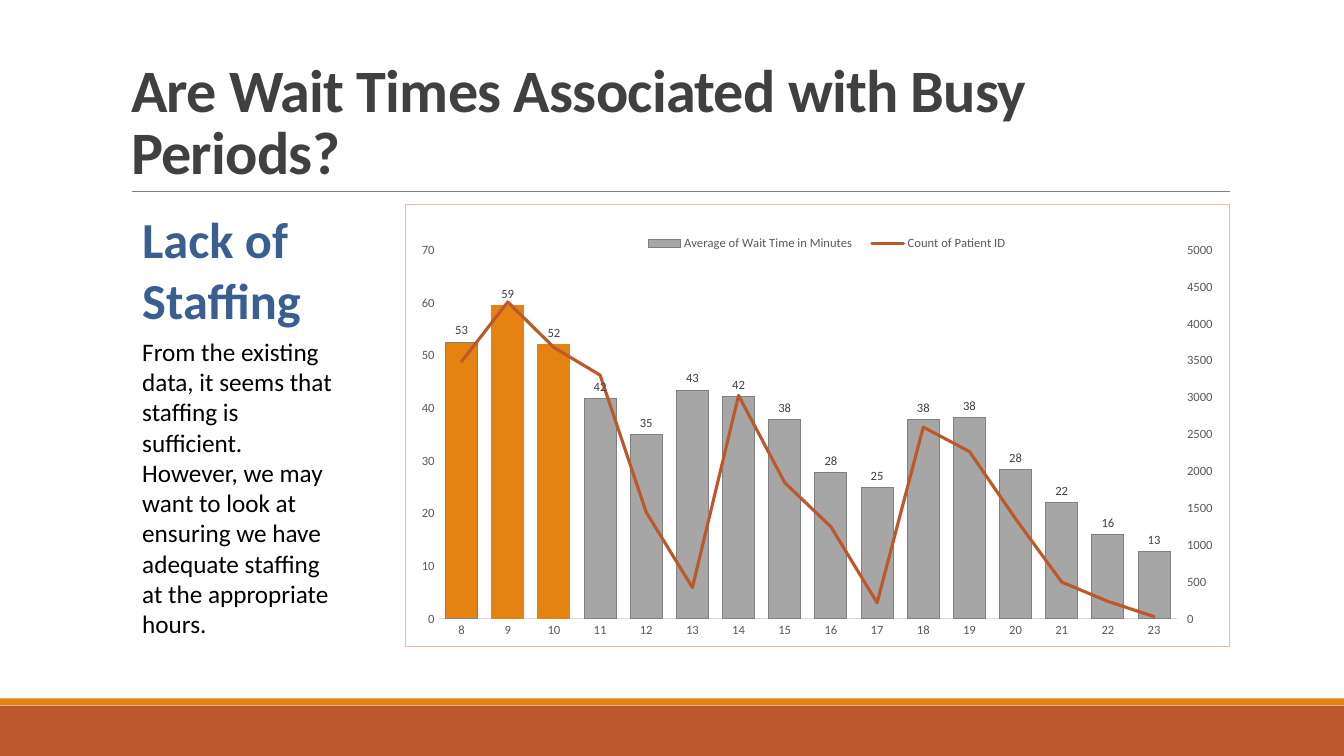
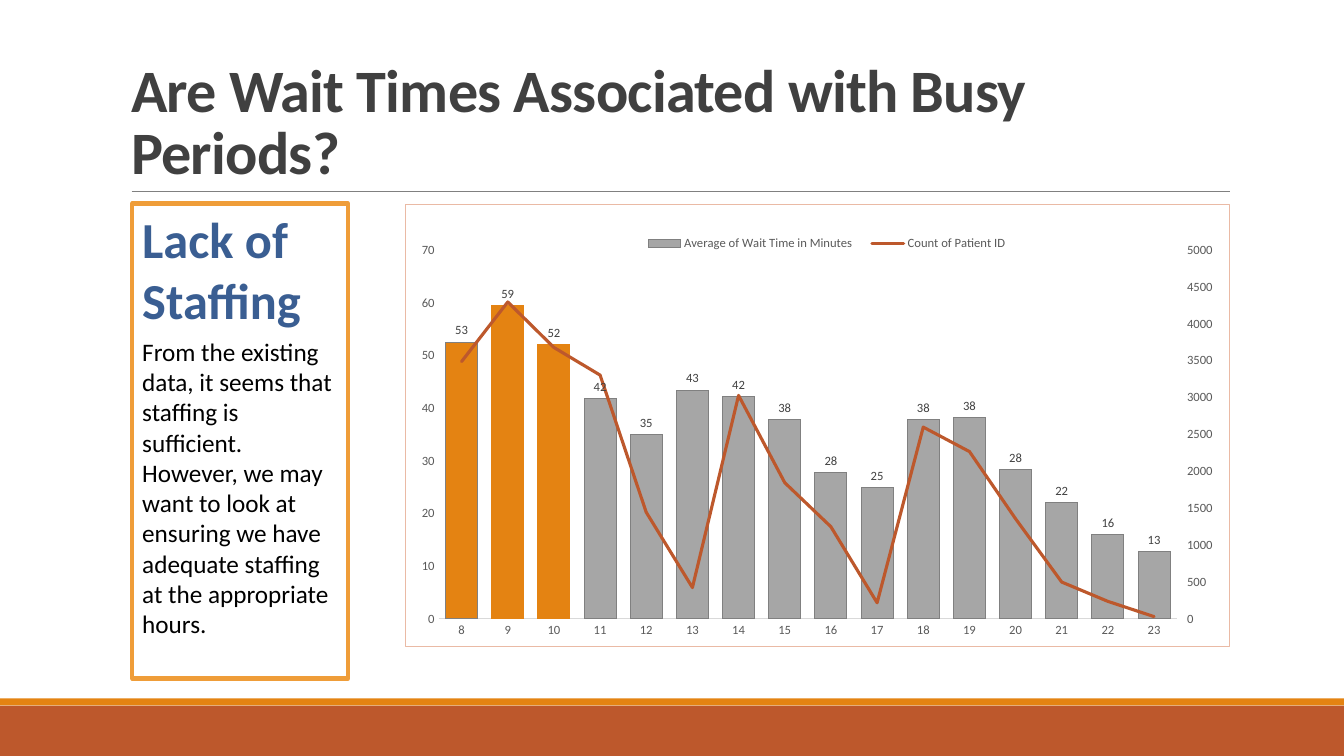
Before and after one commit to saimun4all/Hospital-Wait-Time-Analysis-with-Excel, a slide deck: slide 5 of Hospital Analysis Overview & Findings.pptx (slide 6 before the commit). Drawn at 1344x756 pixels with LibreOffice and Linux fonts; fonts in the diff are those of the drawing. Boxes give left, top, right and bottom in pixels: in the first picture for what was removed or moved away, otherwise in the second. Text is boxed around its words. In the diff, an @@ line names an element or a change of style, - is before the commit and + after.

Commit message:
Added findings for where more staffing is needed

```diff
--- a/Hospital Analysis Overview & Findings.pptx
+++ b/Hospital Analysis Overview & Findings.pptx
@@ rectangle "Lack of Staffing": place and size @@
-rectangle "Lack of Staffing" at bbox=[142, 222, 332, 633]
+rectangle "Lack of Staffing" at bbox=[132, 204, 348, 679]
@@ rectangle "Lack of Staffing" at bbox=[132, 204, 348, 679]: outline none to #EF9D39 3 pt @@
```
Also in this commit, not shown: 2 other slides changed, 2 slides added, 1 slide removed, 1 other file.
